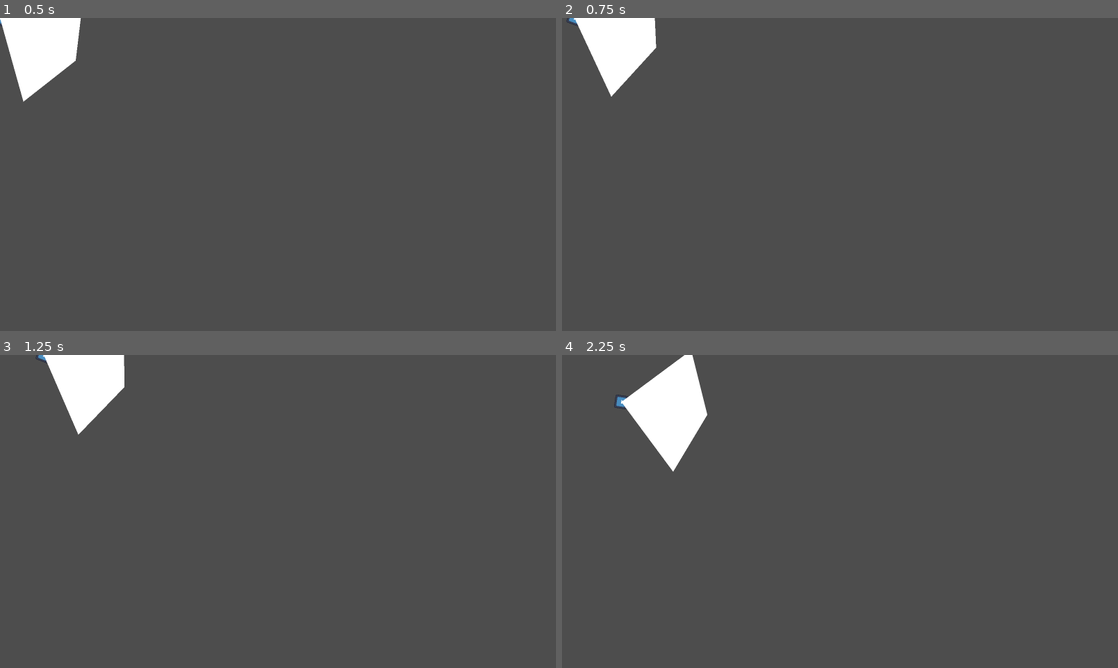
Above: before the commit, frames 1-4 (two rows, left to right).
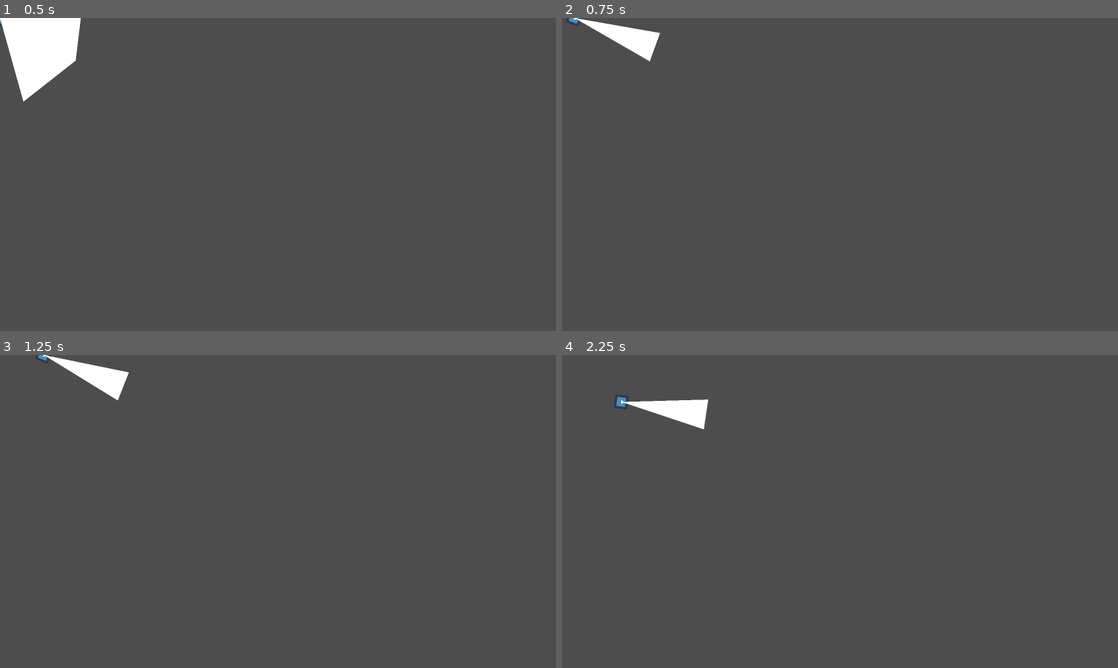
Above: after the commit, the same moments.

Repository: JYiuDev/FOV_Visualization_Demo
Game: Godot game, scene res://FOV_Entities/Observer/character.tscn
The game is run twice, just before and just after one commit, with the same random seed, the same clock (stepped at 60 frames per second) and the same inputs. The engine's default icon, where the game draws it, is replaced by a stand-in: a white triangle on a blue panel in a dark square.
Inputs (mouse positions are in pixels of both pictures, inside the frame that each line leads up to):
- Up to frame 1 (0.5 s): no input
- Up to frame 2 (0.75 s): tap Enter at 0.5 s; move the mouse to (962, 158) at 0.52 s; hold D (Right) from 0.53 s (still down); tap C (Change FOV, bound only after the commit) at 0.6 s
- Up to frame 3 (1.25 s): keep holding D (Right)
- Up to frame 4 (2.25 s): move the mouse to (728, 527) at 1.27 s; release D (Right) at 1.28 s; hold S (Down) 1.28-2.03 s; tap C (Change FOV, bound only after the commit) at 1.35, 2.1 s; move the mouse to (895, 442) at 2.02 s; hold D (Right) from 2.03 s (still down)

Frame 1 is identical in both runs. In frame 2, 1.6% of the frame differs, in the area x 2-18%, y 0-26%; in frame 3, 1.6%; in frame 4, 2.4%, in the area x 10-27%, y 0-38%.
Error in both runs: Invalid access to property or key 'viewRadius' on a base object of type 'Nil'. (res://FOV_Entities/Observer/FOVDebug.gd:13)

Commit message:
Update
ViewAngle transition implemented

Diff:
--- a/FOV_Entities/Observer/CharacterMovement.gd
+++ b/FOV_Entities/Observer/CharacterMovement.gd
@@ -1,16 +1,17 @@
 extends CharacterBody2D
 
 @export_range(0,500) var moveSpeed: float
-var fov: FOV
+@onready var fow: FOV = $FOV
 
 # Called when the node enters the scene tree for the first time.
 func _ready():
 	pass
 
-
 # Called every frame. 'delta' is the elapsed time since the previous frame.
 func _process(_delta):
 	faceMouse()
+	if Input.is_action_just_pressed("Change FOV"):
+		fow.SwitchViewState()
 
 
 func _physics_process(_delta):
--- a/FOV_Entities/Observer/FOV.gd
+++ b/FOV_Entities/Observer/FOV.gd
@@ -9,9 +9,8 @@
 #view angle transition
 @export var maxViewAngle: float
 @export var minViewAngle: float
-@export var viewAngleTransitionTime: float
-var isbrolooking: bool = true
-var viewWeight: float
+@export var viewTransitionTime: float
+var viewWeight: float = 1.0
 enum viewState{EXPAND, REDUCE}
 var curr_viewState = viewState.EXPAND
 
@@ -43,9 +42,18 @@
 
 	match curr_viewState:
 		viewState.EXPAND:
-			pass
-
-
+			if(viewAngle < maxViewAngle):
+				viewWeight = clampf(viewWeight + (delta/viewTransitionTime), 0.0, 1.0)
+				viewAngle  = lerpf(minViewAngle, maxViewAngle, viewWeight)
+			else:
+				viewAngle = maxViewAngle
+
+		viewState.REDUCE:
+			if(viewAngle > minViewAngle):
+				viewWeight = clampf(viewWeight - (delta/viewTransitionTime), 0.0, 1.0)
+				viewAngle  = lerpf(minViewAngle, maxViewAngle, viewWeight)
+			else:
+				viewAngle = minViewAngle
 
 func _draw():
 	#Draw red line to enemy in sight
@@ -207,6 +215,15 @@
 	else:
 		return ViewcastInfo.new(true, local_dir * global_position.distance_to(ray_result["position"]), global_position.distance_to(ray_result["position"]), angle_local)
 
+func SwitchViewState():
+	match  curr_viewState:
+		viewState.EXPAND:
+			curr_viewState = viewState.REDUCE
+
+		viewState.REDUCE:
+			curr_viewState = viewState.EXPAND
+
+
 #Subclass for RaycastInformation
 class ViewcastInfo:
 	var hit		: bool
--- a/FOV_Entities/Observer/character.tscn
+++ b/FOV_Entities/Observer/character.tscn
@@ -28,7 +28,6 @@
 viewAngle = 90.0
 maxViewAngle = 90.0
 minViewAngle = 20.0
-viewAngleTransitionTime = 1.0
 
 [node name="FOV_DebugDraw" type="Node2D" parent="FOV"]
 z_index = 1
--- a/Stage/stage.tscn
+++ b/Stage/stage.tscn
@@ -34,6 +34,7 @@
 [node name="FOV" parent="Character" index="2" node_paths=PackedStringArray("vpMesh")]
 ringRadius = 60.0
 viewRadius = 350.0
+viewTransitionTime = 5.0
 ringResolution = 0.1
 raycastResolution = 0.75
 edgeThreshhold = 15.0
--- a/project.godot
+++ b/project.godot
@@ -51,6 +51,11 @@
 "events": [Object(InputEventKey,"resource_local_to_scene":false,"resource_name":"","device":-1,"window_id":0,"alt_pressed":false,"shift_pressed":false,"ctrl_pressed":false,"meta_pressed":false,"pressed":false,"keycode":0,"physical_keycode":71,"key_label":0,"unicode":103,"echo":false,"script":null)
 ]
 }
+"Change FOV"={
+"deadzone": 0.5,
+"events": [Object(InputEventKey,"resource_local_to_scene":false,"resource_name":"","device":-1,"window_id":0,"alt_pressed":false,"shift_pressed":false,"ctrl_pressed":false,"meta_pressed":false,"pressed":false,"keycode":0,"physical_keycode":67,"key_label":0,"unicode":99,"echo":false,"script":null)
+]
+}
 
 [layer_names]
 
